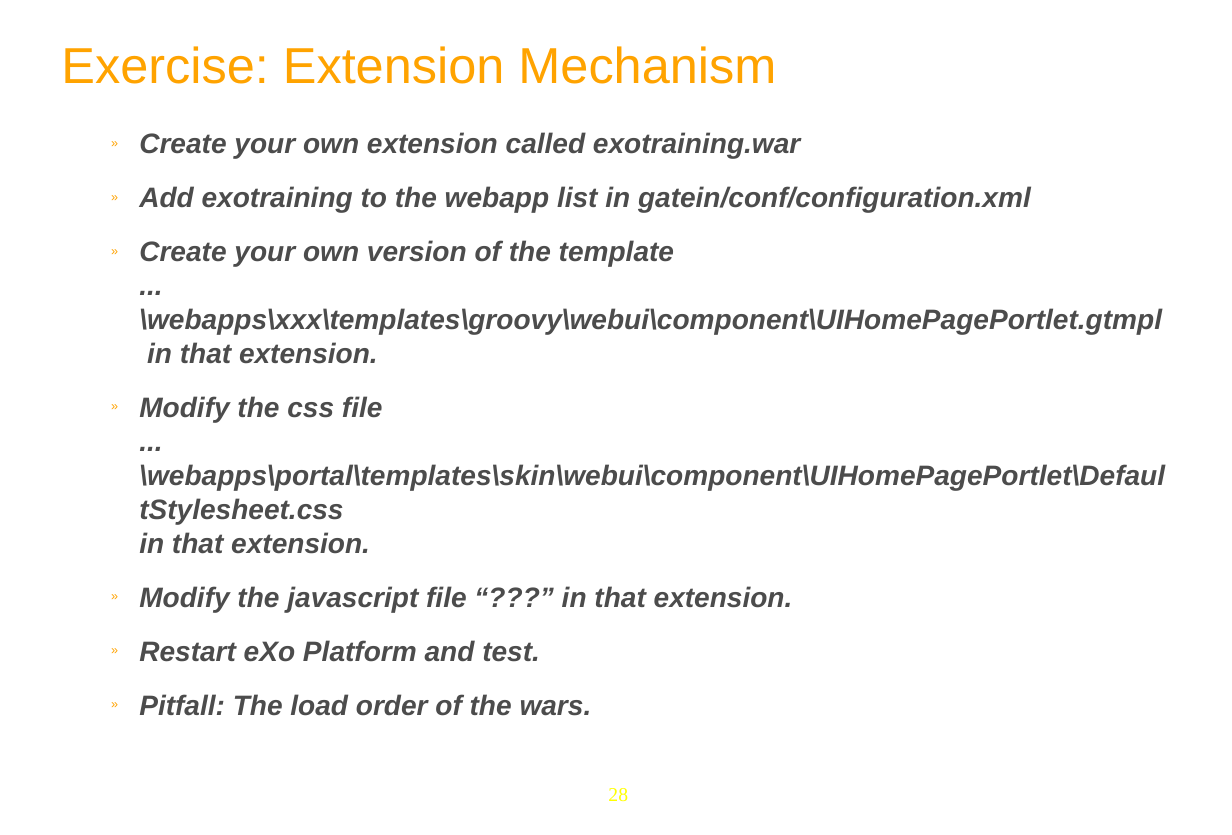
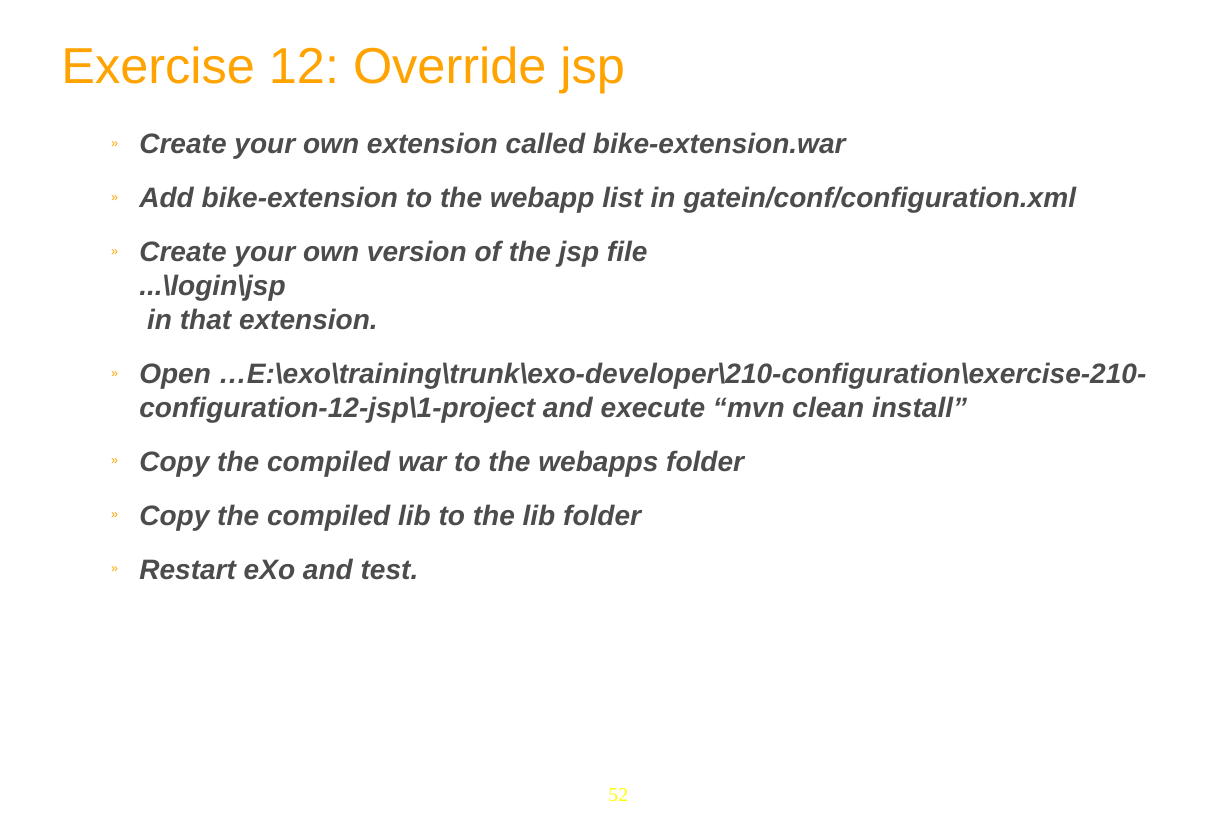
Before and after one commit to anhvurz90/training, a slide deck: slide 52 of exo-developer/210-configuration/slides/210-Portal-configuration-XDev-en.ppt (slide 28 before the commit). Drawn at 1232x835 pixels with LibreOffice and Linux fonts; fonts in the diff are those of the drawing; background and template pictures are left out. Boxes give left, top, right and bottom in pixels: in the first picture for what was removed or moved away, otherwise in the second. Text is boxed around its words. In the diff, an @@ line names an element or a change of style, - is before the commit and + after.

```diff
--- a/exo-developer/210-configuration/slides/210-Portal-configuration-XDev-en.ppt
+++ b/exo-developer/210-configuration/slides/210-Portal-configuration-XDev-en.ppt
@@ text at [61,46,625,93]: text changed @@
-Exercise: Extension Mechanism
+Exercise 12: Override jsp
@@ text at [139,132,1147,580]: text changed @@
-  » Create your own extension called exotraining.war
-  » Add exotraining to the webapp list in gatein/conf/configuration.xml
-  » Create your own version of the template
-    ...\webapps\xxx\templates\groovy\webui\component\UIHomePagePortlet.gtmpl
-    in that extension.
-  » Modify the css file
-    ...\webapps\portal\templates\skin\webui\component\UIHomePagePortlet\DefaultStylesheet.css
-    in that extension.
-  » Modify the javascript file “???” in that extension.
-  » Restart eXo Platform and test.
-  » Pitfall: The load order of the wars.
+  » Create your own extension called bike-extension.war
+  » Add bike-extension to the webapp list in gatein/conf/configuration.xml
+  » Create your own version of the jsp file
+    ...\login\jsp
+    in that extension.
+  » Open …E:\exo\training\trunk\exo-developer\210-configuration\exercise-210-configuration-12-jsp\1-project and execute “mvn clean install”
+  » Copy the compiled war to the webapps folder
+  » Copy the compiled lib to the lib folder
+  » Restart eXo and test.
@@ page number at [608,788,628,802]: text changed @@
-28
+52
```
Also in this commit, not shown: 18 other slides changed, 26 slides added, 3 slides removed, 2 other files.
